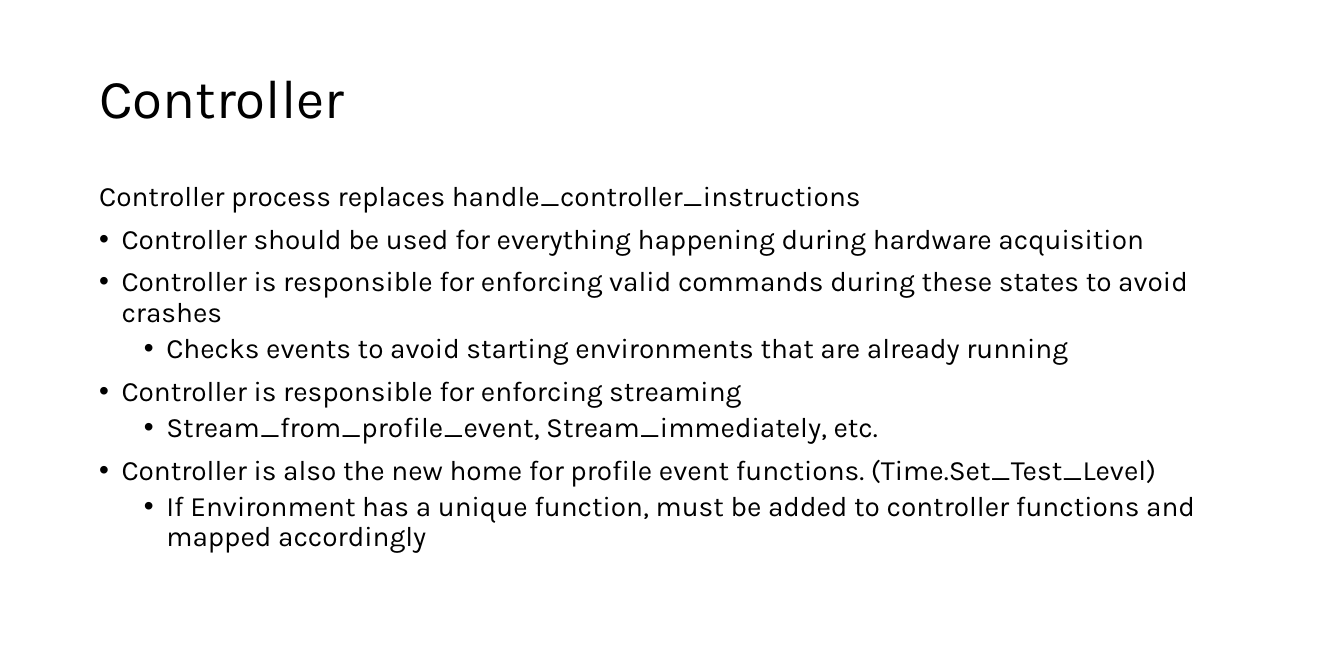
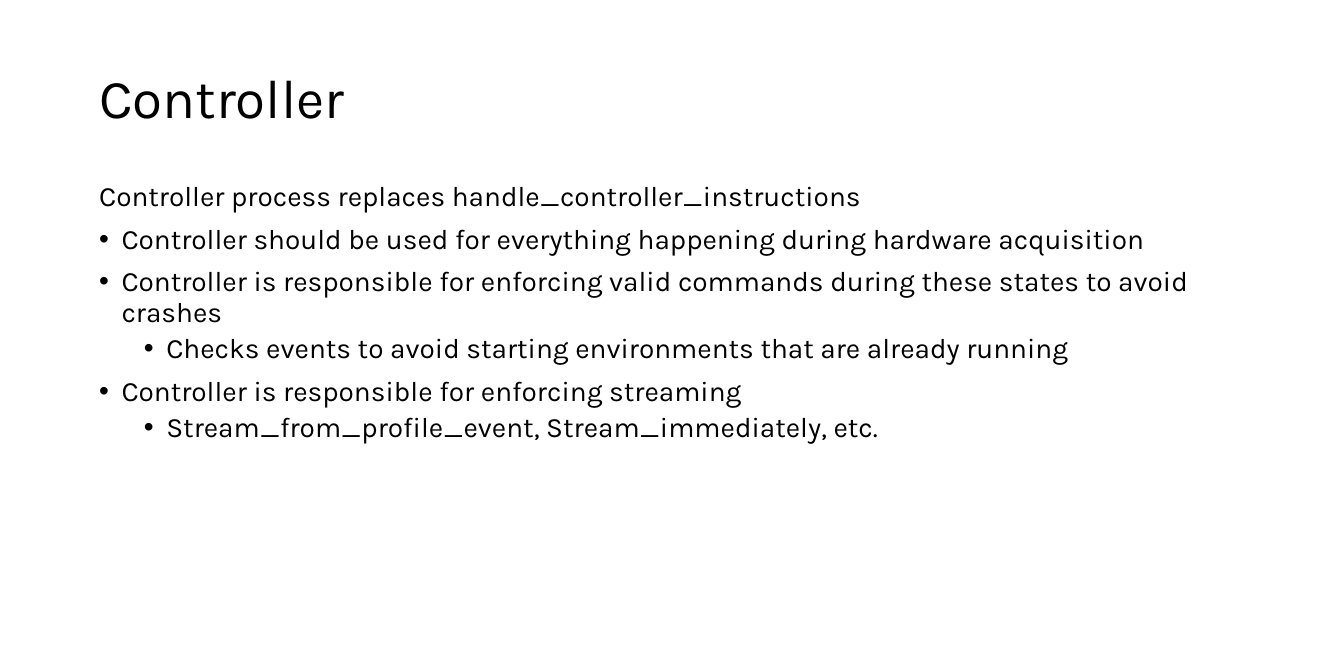
Before and after one commit to CodyLangston34135/rattlesnake-vibration-controller, a slide deck: slide 8 of Rattlesnake Architecture.pptx. Drawn at 1344x672 pixels with LibreOffice and Linux fonts; fonts in the diff are those of the drawing. Boxes give left, top, right and bottom in pixels: in the first picture for what was removed or moved away, otherwise in the second. Text is boxed around its words. In the diff, an @@ line names an element or a change of style, - is before the commit and + after.

```diff
--- a/Rattlesnake Architecture.pptx
+++ b/Rattlesnake Architecture.pptx
@@ text at (122, 460, 1195, 553): paragraphs removed @@
-• Controller is also the new home for profile event functions. (Time.Set_Test_Level)
-  • If Environment has a unique function, must be added to controller functions and mapped accordingly
```
Also in this commit, not shown: 2 other slides changed.
